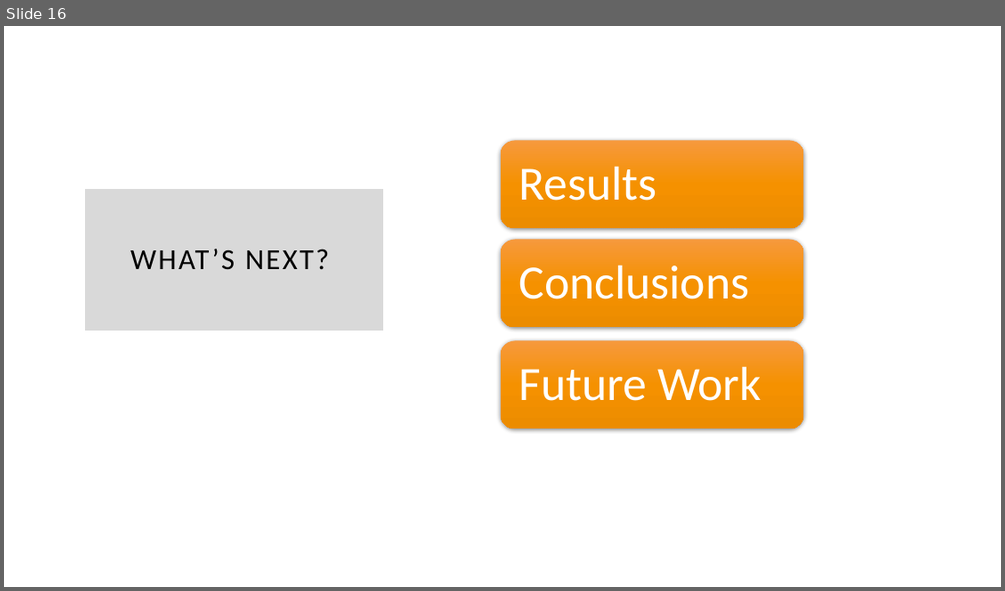
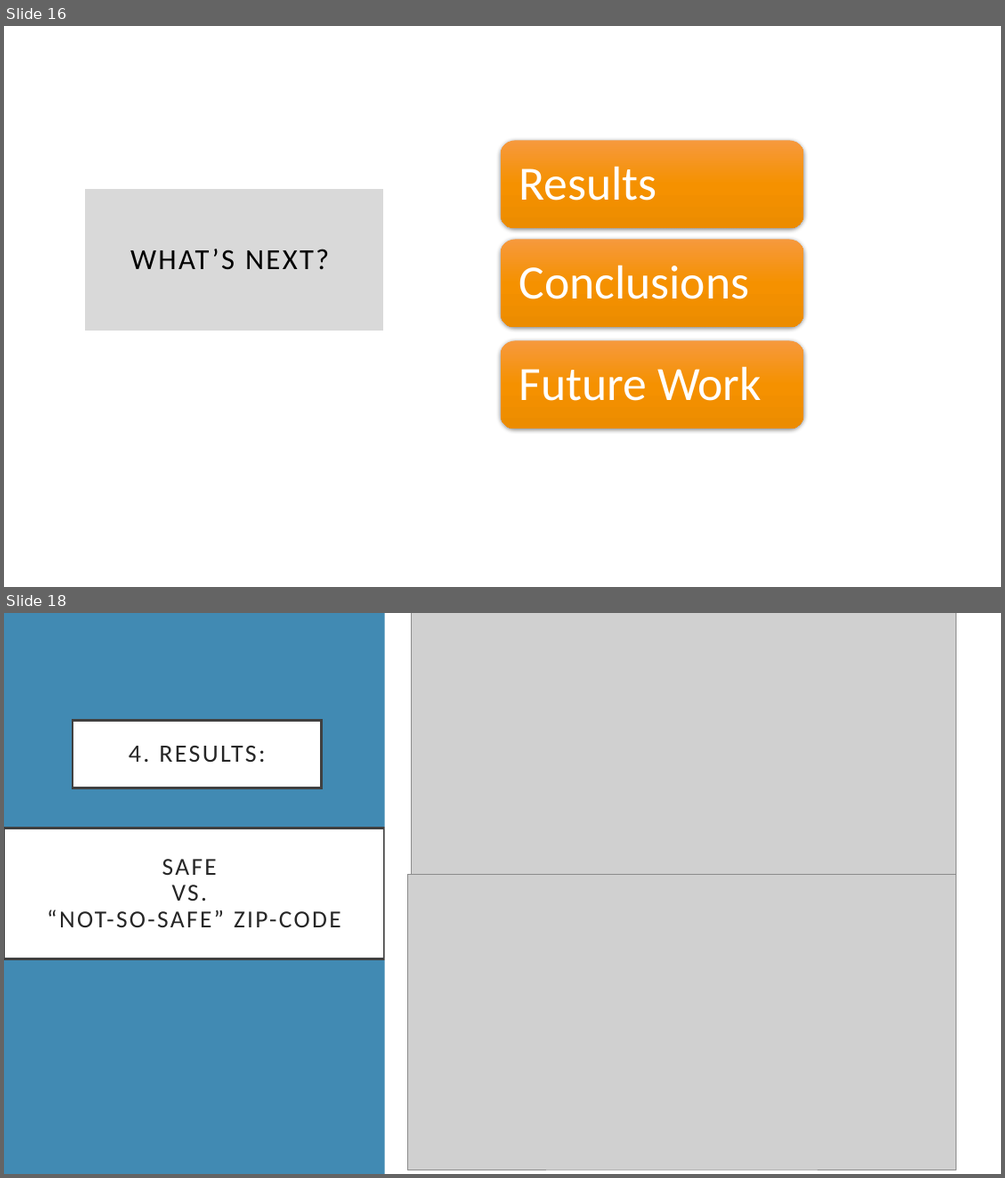
Before and after one commit to shrawantee/Project-Analysis-of-Violent-Crime-in-LA, a slide deck: Presentation/LACity Crime-Final Slides.pptx. Shown one above the other, each under a label of ours: slide 16 before the commit, slides 16 and 18 after it; the slides between them are not shown. The pictures are 1005x591 and 1005x1178 pixels, drawn with LibreOffice and Linux fonts; fonts in the diff are those of the drawing; grey boxes stand for pictures. Boxes give left, top, right and bottom in pixels: in the first picture for what was removed or moved away, otherwise in the second. Text is boxed around its words. In the diff, an @@ line names an element or a change of style, - is before the commit and + after.

```diff
--- a/Presentation/LACity Crime-Final Slides.pptx
+++ b/Presentation/LACity Crime-Final Slides.pptx
@@ slide 18 added at box(4, 613, 1001, 1174), background #418AB3 @@
@@ rectangle added at box(385, 613, 1001, 1174), fill #FFFFFF @@
@@ picture added at box(411, 613, 956, 910) @@
@@ rectangle added at box(73, 720, 322, 787), fill #FFFFFF, outline #404040 2.5 pt, 24 pt, text #262626 @@
+4. RESULTS:
@@ title added at box(4, 827, 385, 959), fill #FFFFFF, outline #404040 2.5 pt, 23.5 pt, text #262626 @@
+SAFE
+VS.
+“NOT-SO-SAFE” ZIP-CODE
@@ picture added at box(408, 875, 956, 1169) @@
```
Also in this commit, not shown: 7 slides changed, 7 other slides added, 5 slides removed, 1 other file.
